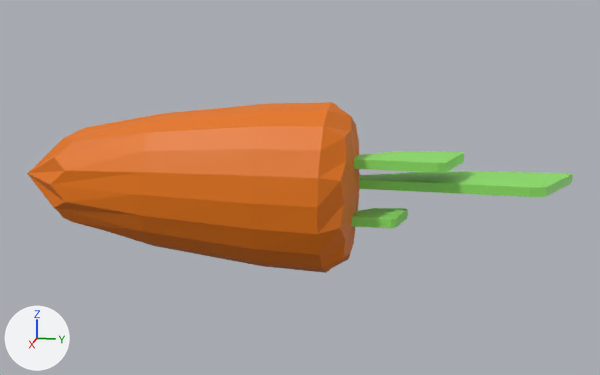
Before and after pictures for a commit that changed the Blender file Assets/Harvesters/Plants/Carrot/Model/Carrot.blend.
The view is the same before and after, from a 50 mm lens placed at (6.18, 3.43, 2.18), pointed at (-0.02, 2.19, 0.63). Arrows for +X, +Y and +Z are at lower left; the lights stay in place.
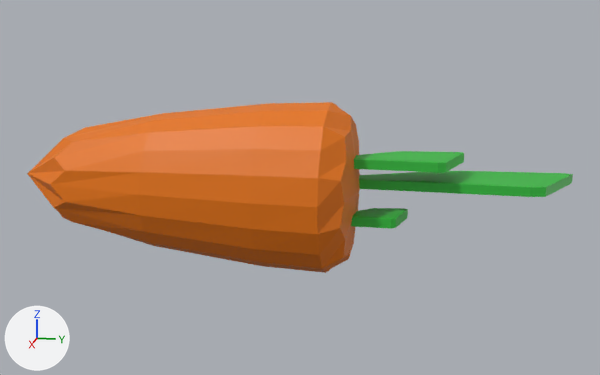
Changed parts and their boxes (x1, y1, x2, y2) in the pictures (600 x 375 px):
'Cylinder', recoloured
    both: (348, 151, 573, 229)

The change, as a diff of the scene's bpy script:
```diff
--- a/Assets/Harvesters/Plants/Carrot/Model/Carrot.blend.py
+++ b/Assets/Harvesters/Plants/Carrot/Model/Carrot.blend.py
@@ mat_material_002 @@
 mat_material_002 = principled_material('Material.002')
-mat_material_002.base_color = (0.282, 0.804, 0.136)  # green #91e867
+mat_material_002.base_color = (0.0319, 0.505, 0.0472)  # green #32bc3d
```
